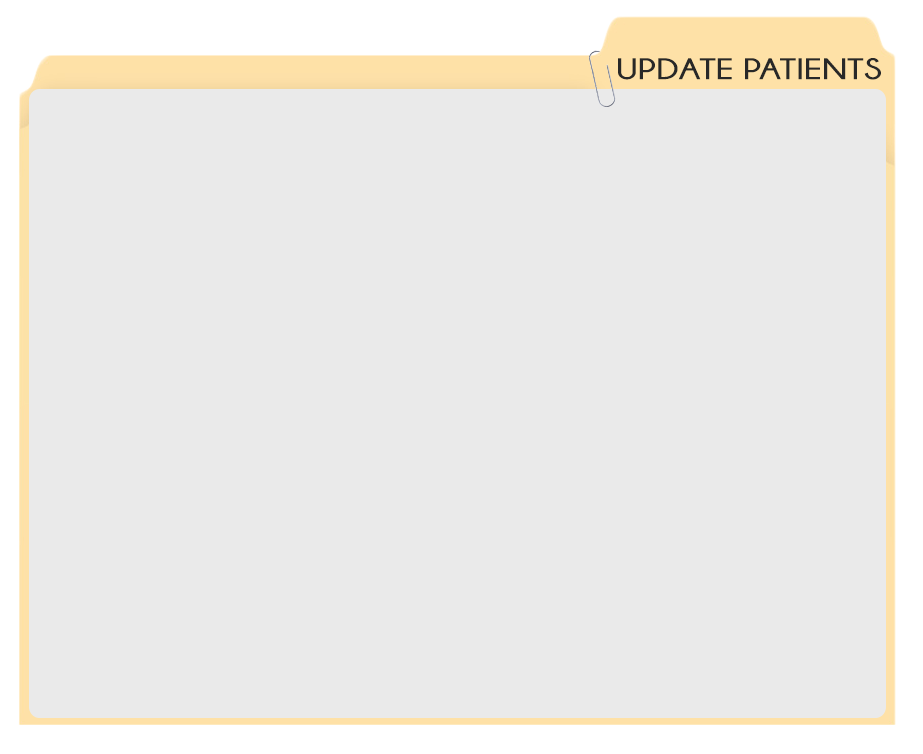
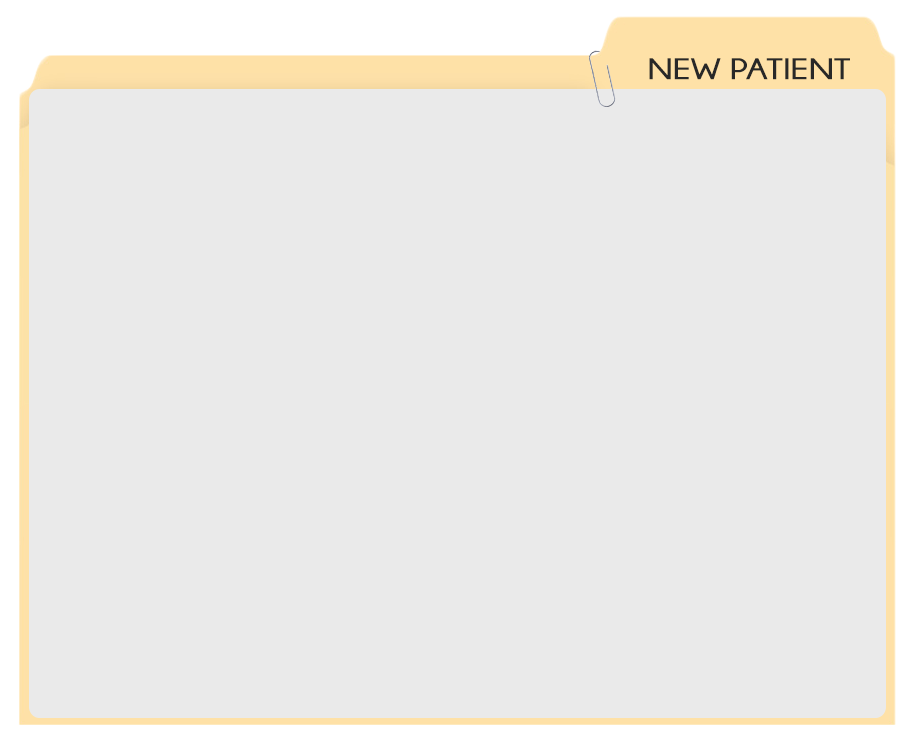
Before/after of a 923px x 754px layered artwork. What changed in the layer stack:
renamed "UPDATE PATIENTS" to "NEW PATIENT", painted on it over [618, 58, 881, 80]
